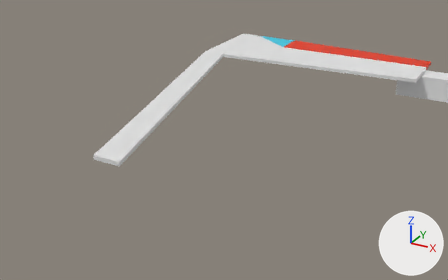
The Blender file Art/LoganB/FinalStageV1.blend: old version first, new version second.
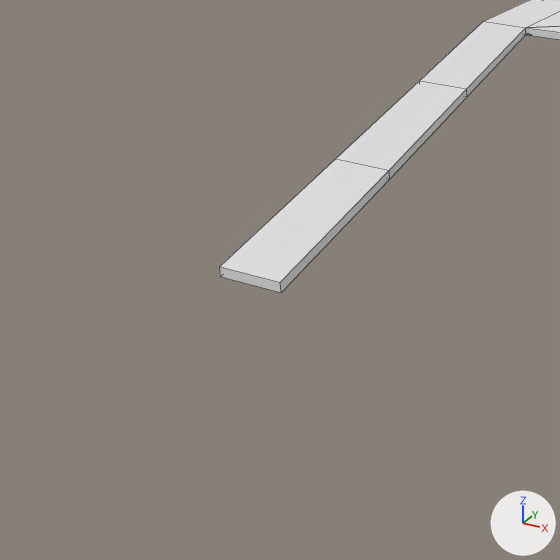
Each version is shown from a 50 mm camera at (2.0, -27.39, 8.84) aimed at (-8.06, -9.1, -0.3), then close up on the part from 0% to 53% of the width and 15% to 100% of the height. The lights are fixed; the arrows at lower right show +X, +Y and +Z. The close-ups show mesh edges as thin lines.
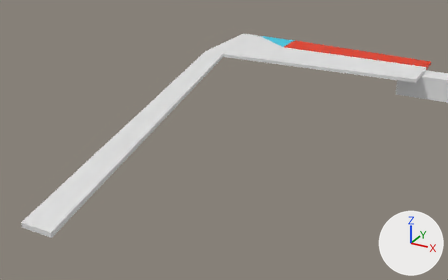
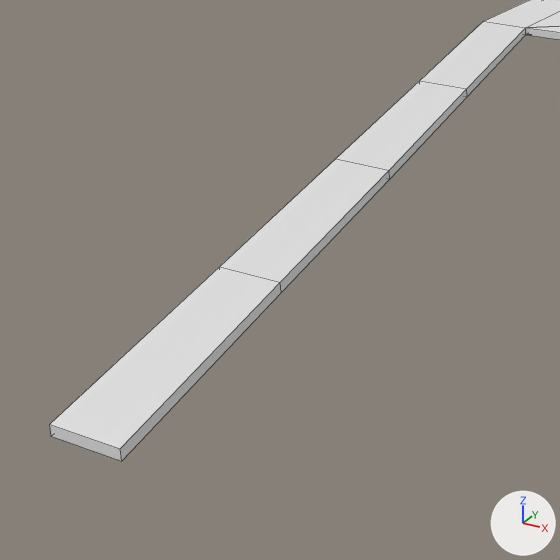
Boxes (x1, y1, x2, y2) around the edits, measured in the close-ups (560 x 560 px):
'Cube.006', reshaped (55% wider, 62% taller)
    before: (220, 21, 526, 293)
    after: (50, 21, 526, 461)
part 1 of me_cube_008, built on
    before: (220, 267, 281, 293)
    after: (50, 267, 281, 461)

The change in detail:
me_cube_008 has 16 vertices, 14 faces and spans x -1.0..7.0, y -20.0..4.0, z 0.7..1.0.
me_cube_008 is used by ob_cube_006; location (-12.5, -4.02, 0.15); scale (0.5, 0.5, 0.5).
Verts and faces of me_cube_008; kept vertices keep their numbers, new ones are numbered from 16.
Before the commit, vertices of me_cube_008: 12 (5.0, -20.0, 0.7) at pixel (220, 276), 13 (5.0, -20.0, 1.0) at pixel (219, 266), 14 (7.0, -20.0, 0.7) at pixel (281, 292), 15 (7.0, -20.0, 1.0) at pixel (280, 282).
Part 1, on me_cube_008:
Faces deleted: (12, 14, 15, 13).
New vertices 16 to 19 stand at vertices 12 to 15, in that order, plus (2.0, -8.0, 0.0).
New faces: (12, 14, 18, 16), (16, 18, 19, 17), (12, 16, 17, 13), (13, 17, 19, 15), (14, 15, 19, 18).
